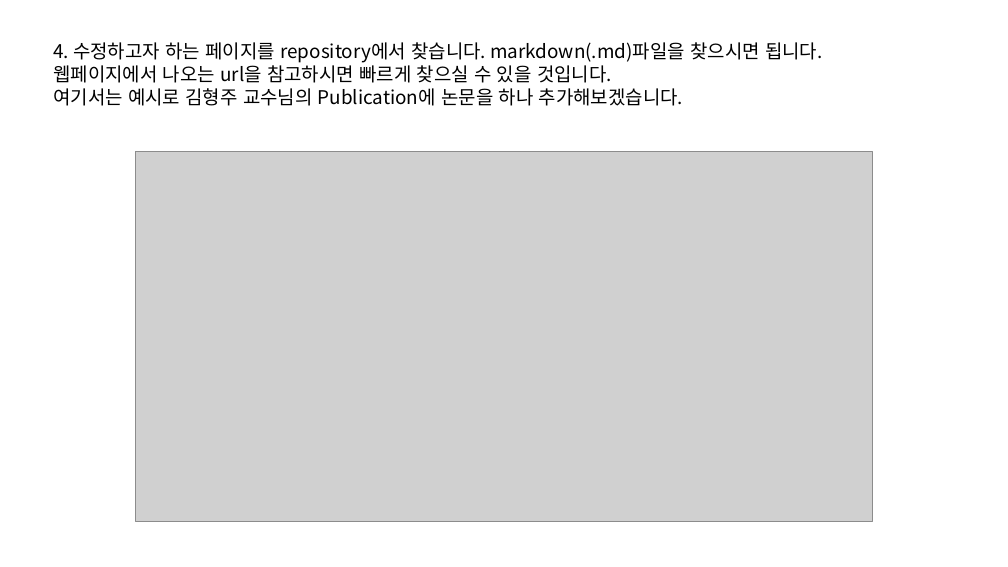
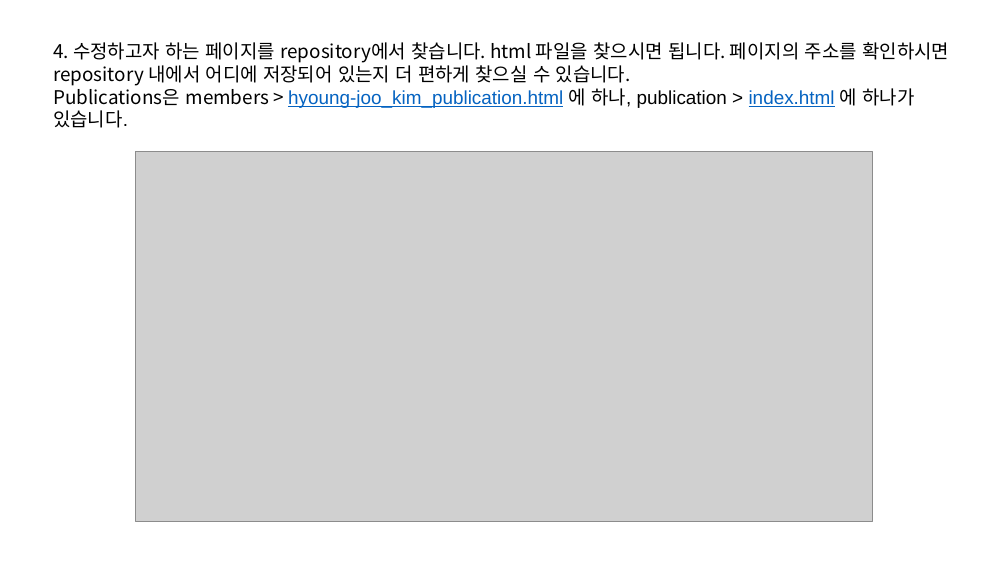
Before and after one commit to SNU-BDA-Lab/SNU-BDA-Lab.github.io, a slide deck: slide 6 of How_To_Use_Github_pages.pptx (slide 7 before the commit). Drawn at 1008x567 pixels with LibreOffice and Linux fonts; fonts in the diff are those of the drawing; grey boxes stand for pictures. Boxes give left, top, right and bottom in pixels: in the first picture for what was removed or moved away, otherwise in the second. Text is boxed around its words. In the diff, an @@ line names an element or a change of style, - is before the commit and + after.

```diff
--- a/How_To_Use_Github_pages.pptx
+++ b/How_To_Use_Github_pages.pptx
@@ text at bbox=[53, 42, 949, 128]: text changed @@
-4. 수정하고자 하는 페이지를 repository에서 찾습니다. markdown(.md)파일을 찾으시면 됩니다.
-웹페이지에서 나오는 url을 참고하시면 빠르게 찾으실 수 있을 것입니다.
-여기서는 예시로 김형주 교수님의 Publication에 논문을 하나 추가해보겠습니다.
+4. 수정하고자 하는 페이지를 repository에서 찾습니다. html 파일을 찾으시면 됩니다. 페이지의 주소를 확인하시면 repository 내에서 어디에 저장되어 있는지 더 편하게 찾으실 수 있습니다.
+Publications은 members > hyoung-joo_kim_publication.html 에 하나, publication > index.html 에 하나가 있습니다.
```
Also in this commit, not shown: 4 other slides changed, 5 slides added, 8 slides removed, 1 other file.
